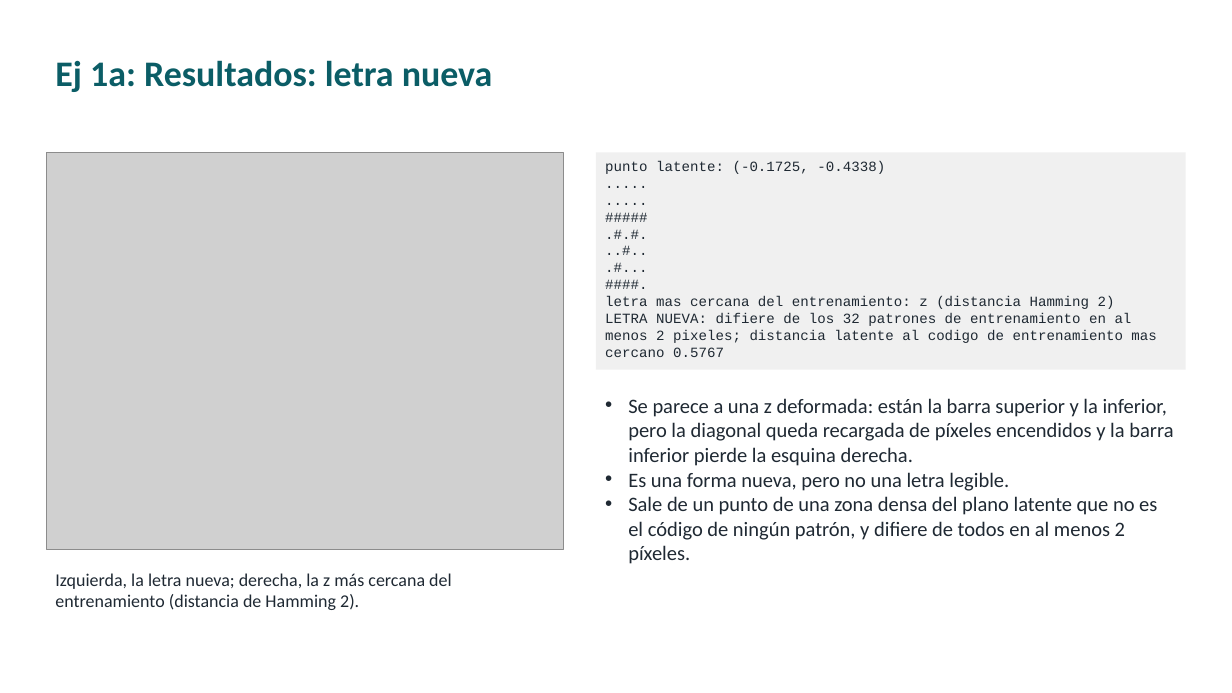
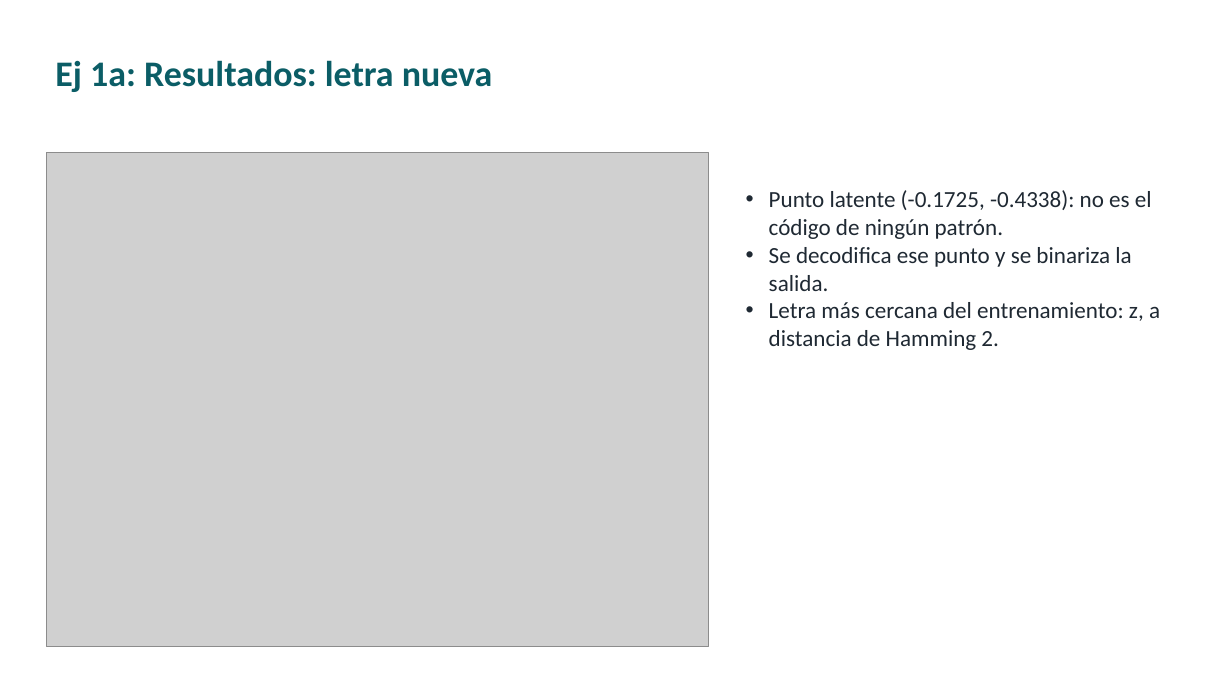
Before and after one commit to ldicandia/SIA-G3, a slide deck: slide 9 of TP5/presentacion/TP5-autoencoders.pptx (slide 8 before the commit). Drawn at 1232x693 pixels with LibreOffice and Linux fonts; fonts in the diff are those of the drawing; grey boxes stand for pictures. Boxes give left, top, right and bottom in pixels: in the first picture for what was removed or moved away, otherwise in the second. Text is boxed around its words. In the diff, an @@ line names an element or a change of style, - is before the commit and + after.

```diff
--- a/TP5/presentacion/TP5-autoencoders.pptx
+++ b/TP5/presentacion/TP5-autoencoders.pptx
@@ picture: place and size @@
-picture at [47, 152, 564, 550]
+picture at [46, 152, 709, 647]
@@ rectangle removed at [596, 152, 1186, 370] @@
-punto latente: (-0.1725, -0.4338)
-.....
-.....
-#####
-.#.#.
-..#..
-.#...
-####.
-letra mas cercana del entrenamiento: z (distancia Hamming 2)
-LETRA NUEVA: difiere de los 32 patrones de entrenamiento en al menos 2 pixeles; distancia latente al codigo de entrenamiento mas cercano 0.5767
@@ text at [769, 190, 1160, 350]: text changed; size 14 to 18 pt @@
-Izquierda, la letra nueva; derecha, la z más cercana del entrenamiento (distancia de Hamming 2).
+• Punto latente (-0.1725, -0.4338): no es el código de ningún patrón.
+• Se decodifica ese punto y se binariza la salida.
+• Letra más cercana del entrenamiento: z, a distancia de Hamming 2.
@@ text removed at [628, 398, 1173, 564] @@
-• Se parece a una z deformada: están la barra superior y la inferior, pero la diagonal queda recargada de píxeles encendidos y la barra inferior pierde la esquina derecha.
-• Es una forma nueva, pero no una letra legible.
-• Sale de un punto de una zona densa del plano latente que no es el código de ningún patrón, y difiere de todos en al menos 2 píxeles.
```
Also in this commit, not shown: 7 other slides changed, 18 slides added, 21 slides removed, 22 other files.
